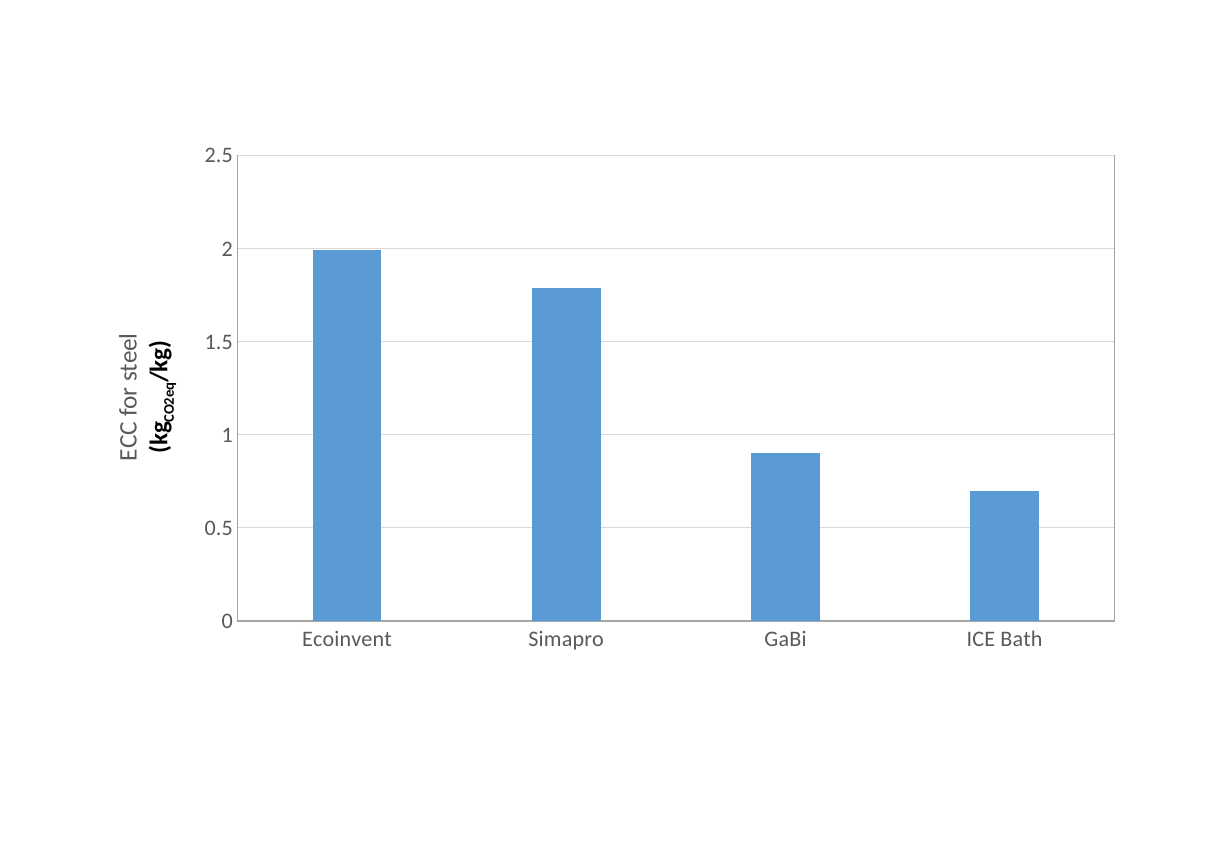
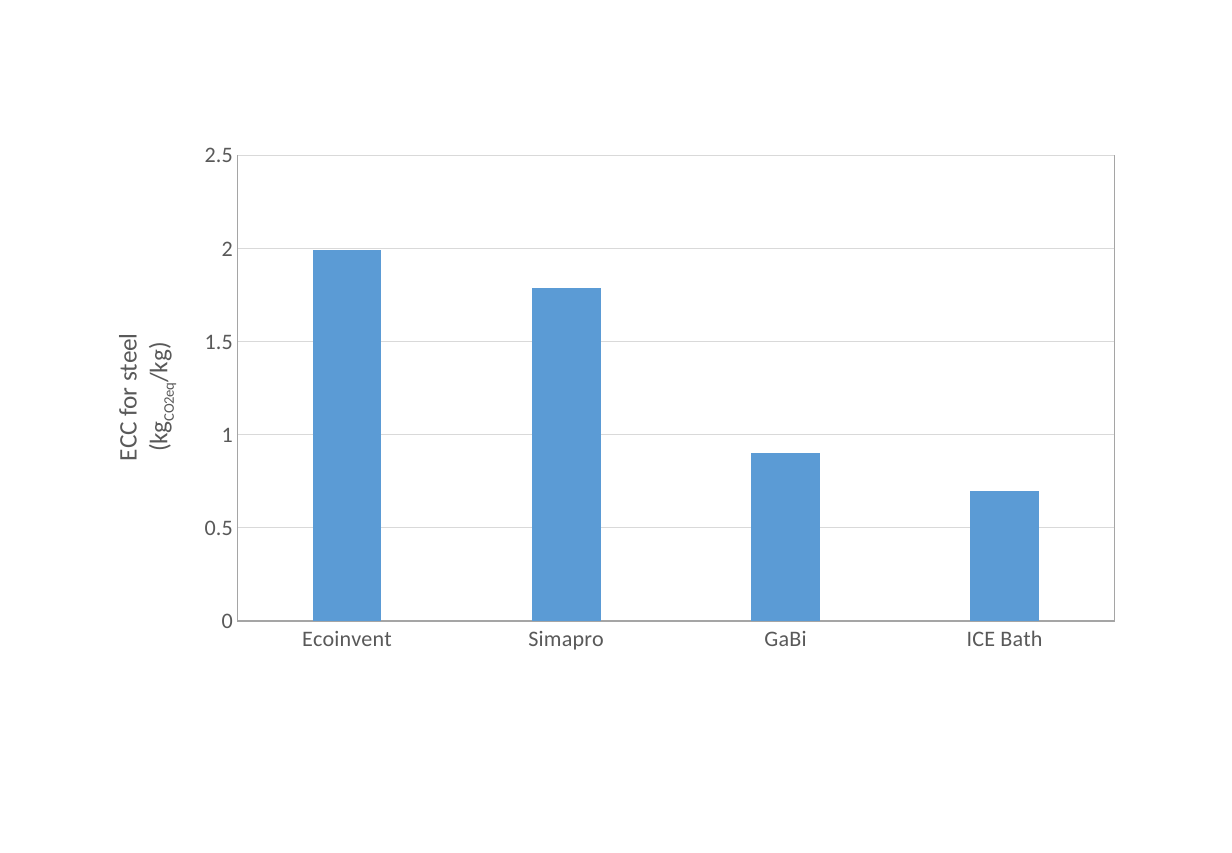
Before and after one commit to architecture-building-systems/LCA_Paper, a slide deck: slide 6 of elsarticle/Images/Thesis charts.pptx. Drawn at 1232x853 pixels with LibreOffice and Linux fonts; fonts in the diff are those of the drawing. Boxes give left, top, right and bottom in pixels: in the first picture for what was removed or moved away, otherwise in the second. Text is boxed around its words. In the diff, an @@ line names an element or a change of style, - is before the commit and + after.

```diff
--- a/elsarticle/Images/Thesis charts.pptx
+++ b/elsarticle/Images/Thesis charts.pptx
@@ column chart at <box>88,131,1136,663</box> @@
@@ value axis title "ECC for steel (kgCO2eq/kg) " to "ECC for steel (kgCO2eq/kg)" @@
```
Also in this commit, not shown: 12 other slides changed, 8 other files.
